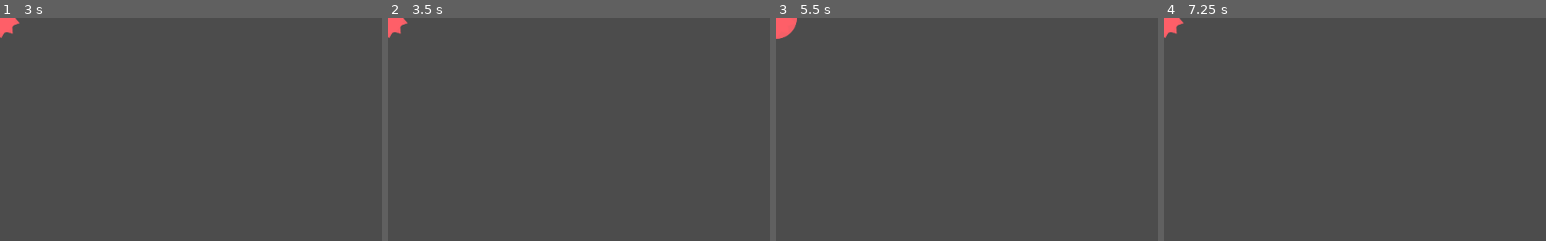
Above: before the commit, frames 1-4 (left to right).
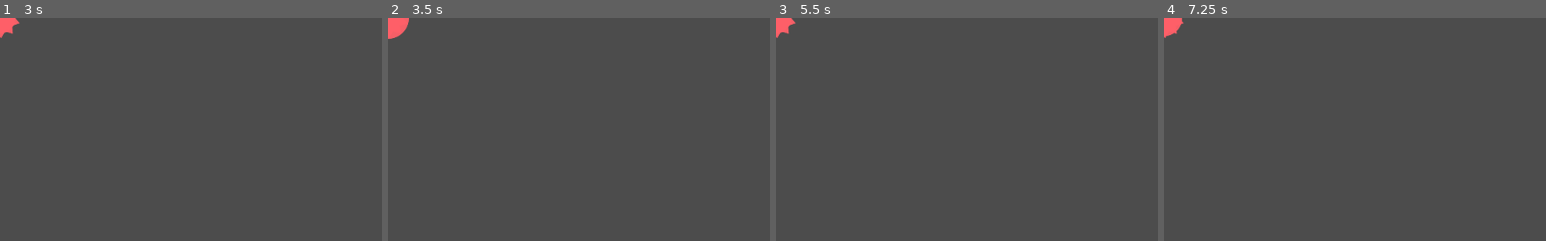
Above: after the commit, the same moments.

Repository: kmltml/gmtk2021
Game: Godot game, scene res://powerups/spiky/Spiky.tscn
Same seed, same stepped clock (60 frames per second), same inputs: the game is played once before the commit and once after it. This scene is started directly instead of the project's main scene.
Inputs (mouse positions are % of the whole screen's width and height, from its top left):
- Up to frame 1 (3 s): tap Enter at 0.5, 2 s; move the mouse to (72, 45) at 0.52 s; press the mouse at (72, 45) at 0.53 s; hold D (move_right) 0.53-1.28 s; tap Space at 1.25, 2.75 s; move the mouse to (30, 55) at 1.27 s; release the mouse at (30, 55) at 1.28 s; hold S (move_down) 1.28-2.03 s; click (30, 55) at 1.35 s; move the mouse to (60, 28) at 2.02 s; press the mouse at (60, 28) at 2.03 s; hold D (move_right) 2.03-2.78 s; move the mouse to (45, 70) at 2.77 s; release the mouse at (45, 70) at 2.78 s; hold W (move_up) from 2.78 s (still down); click (45, 70) at 2.85 s
- Up to frame 2 (3.5 s): keep holding W (move_up)
- Up to frame 3 (5.5 s): tap Enter at 3.5 s; move the mouse to (80, 65) at 3.52 s; release W (move_up) at 3.53 s; press the mouse at (80, 65) at 3.53 s; hold A (move_left) 3.53-5.03 s; tap Space at 4.25 s; move the mouse to (20, 35) at 4.27 s; release the mouse at (20, 35) at 4.28 s; click (20, 35) at 4.35 s; move the mouse to (55, 50) at 5.02 s; press the mouse at (55, 50) at 5.03 s; hold S (move_down) from 5.03 s (still down)
- Up to frame 4 (7.25 s): move the mouse to (35, 25) at 5.77 s; release S (move_down) at 5.78 s; release the mouse at (35, 25) at 5.78 s; hold D (move_right) 5.78-6.53 s; click (35, 25) at 5.85 s; move the mouse to (72, 45) at 6.52 s; press the mouse at (72, 45) at 6.53 s; hold W (move_up) from 6.53 s (still down)
The pictures show only the part of the screen within x 0-50%, y 0-50%; the shares and areas given below are measured in that part.

Frame 1 is identical in both runs. In frame 2, 0.2% of the frame differs, in the area x 0-6%, y 0-10%; in frame 3, 0.2%; in frame 4, less than 0.1%.

Commit message:
power_heart

Diff:
--- a/level/Wave.gd
+++ b/level/Wave.gd
@@ -11,7 +11,12 @@
 
 var arrayPowerUps = [
     preload("res://powerups/shield/Shield.tscn"),
-    preload("res://powerups/spiky/Spiky.tscn")
+    preload("res://powerups/spiky/Spiky.tscn"),
+    preload("res://powerups/shield/Shield.tscn"),
+    preload("res://powerups/spiky/Spiky.tscn"),
+    preload("res://powerups/shield/Shield.tscn"),
+    preload("res://powerups/spiky/Spiky.tscn"),
+    preload("res://powerups/heart/Heart.tscn")
 ]
 
 func _ready():
--- /dev/null
+++ b/powerups/heart/Heart.gd
@@ -0,0 +1,5 @@
+extends Area2D
+
+func _on_Heart_body_entered(body):
+    Global.playerHealth += 1
+    queue_free()
--- /dev/null
+++ b/powerups/heart/Heart.tscn
@@ -0,0 +1,19 @@
+[gd_scene load_steps=4 format=2]
+
+[ext_resource path="res://hud/heart.png" type="Texture" id=1]
+[ext_resource path="res://powerups/heart/Heart.gd" type="Script" id=2]
+
+[sub_resource type="CircleShape2D" id=1]
+
+[node name="Heart" type="Area2D"]
+script = ExtResource( 2 )
+
+[node name="CollisionShape2D" type="CollisionShape2D" parent="."]
+position = Vector2( -0.0992126, -1.73622 )
+shape = SubResource( 1 )
+
+[node name="heart" type="Sprite" parent="."]
+scale = Vector2( 2, 2 )
+texture = ExtResource( 1 )
+
+[connection signal="body_entered" from="." to="." method="_on_Heart_body_entered"]
--- a/powerups/spiky/Spiky.tscn
+++ b/powerups/spiky/Spiky.tscn
@@ -96,7 +96,7 @@
 one_shot = true
 
 [node name="RetractTimer" type="Timer" parent="."]
-wait_time = 5.0
+wait_time = 3.0
 one_shot = true
 autostart = true
 
